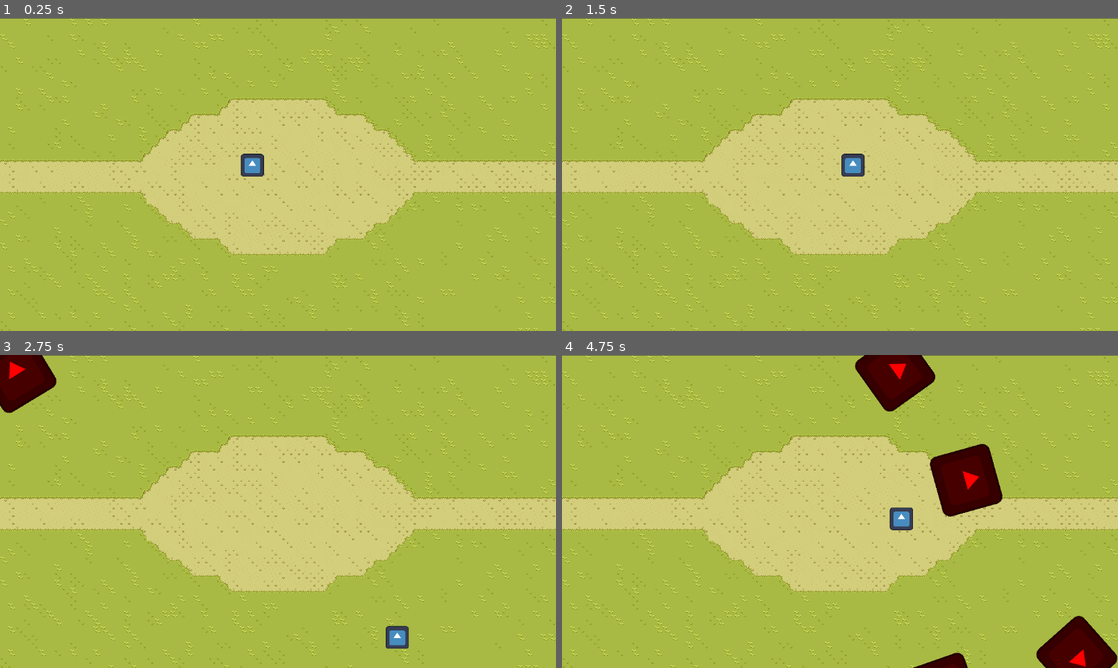
Above: before the commit, frames 1-4 (two rows, left to right).
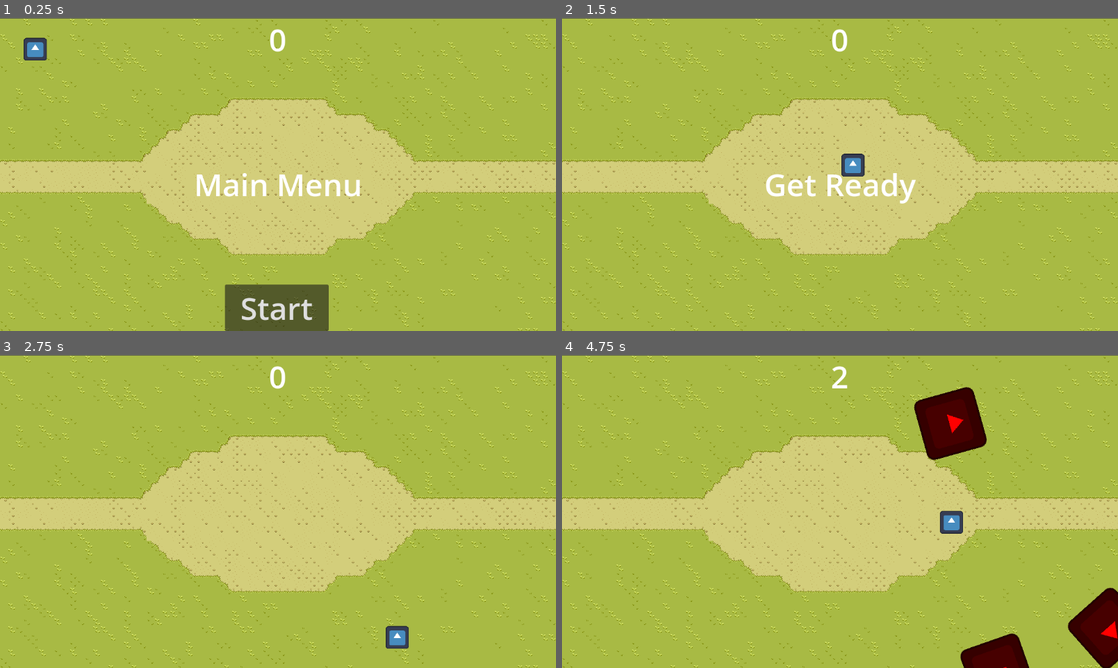
Above: after the commit, the same moments.

Repository: Aquiiia/Froggy-Quest
Game: Godot game, scene res://main/main.tscn
The game is run twice, just before and just after one commit, with the same random seed, the same clock (stepped at 60 frames per second) and the same inputs. The engine's default icon, where the game draws it, is replaced by a stand-in: a white triangle on a blue panel in a dark square.
Inputs (mouse positions are in pixels of both pictures, inside the frame that each line leads up to):
- Up to frame 1 (0.25 s): no input
- Up to frame 2 (1.5 s): click (840, 309) at 0.5 s, where only the run after the commit has a clickable "Start"; tap Enter at 1.25 s; hold D (right) from 1.28 s (still down)
- Up to frame 3 (2.75 s): release D (right) at 2.03 s; hold S (down) from 2.03 s (still down)
- Up to frame 4 (4.75 s): release S (down) at 2.78 s; hold D (right) 2.78-3.53 s; hold W (up) 3.53-4.28 s; hold A (left) from 4.28 s (still down)

The runs differ from the first frame. In frame 1, 4.3% of the frame differs, in the area x 4-65%, y 3-100%; in frame 2, 0.9%; in frame 3, 1.5%; in frame 4, 9.7%, in the area x 48-100%, y 0-100%.

Commit message:
HUD_test

Diff:
--- a/Background-Texture/tile_map.tscn
+++ b/Background-Texture/tile_map.tscn
@@ -609,18 +609,6 @@
 sources/2 = SubResource("TileSetAtlasSource_oie87")
 sources/3 = SubResource("TileSetAtlasSource_8ek2p")
 
-[sub_resource type="RectangleShape2D" id="RectangleShape2D_8eblh"]
-size = Vector2(1355.88, 44)
-
-[sub_resource type="RectangleShape2D" id="RectangleShape2D_vs5b8"]
-size = Vector2(41, 818)
-
-[sub_resource type="RectangleShape2D" id="RectangleShape2D_pipi2"]
-size = Vector2(1395, 42)
-
-[sub_resource type="RectangleShape2D" id="RectangleShape2D_y2swx"]
-size = Vector2(34.5, 800)
-
 [node name="TileMap" type="TileMap"]
 position = Vector2(0, 1)
 tile_set = SubResource("TileSet_p1yew")
@@ -630,22 +618,3 @@
 layer_1/name = "Grass"
 layer_1/tile_data = PackedInt32Array(0, 1, 0, 65536, 1, 0, 131072, 1, 2, 196608, 1, 0, 262144, 1, 0, 327680, 1, 0, 3932 …(34499 unchanged characters)…
 layer_2/name = "Stones"
-
-[node name="StaticBody2D" type="StaticBody2D" parent="."]
-
-[node name="CollisionShape2D" type="CollisionShape2D" parent="StaticBody2D"]
-position = Vector2(571, -24)
-scale = Vector2(1.01115, 1)
-shape = SubResource("RectangleShape2D_8eblh")
-
-[node name="CollisionShape2D2" type="CollisionShape2D" parent="StaticBody2D"]
-position = Vector2(-19, 307)
-shape = SubResource("RectangleShape2D_vs5b8")
-
-[node name="CollisionShape2D3" type="CollisionShape2D" parent="StaticBody2D"]
-position = Vector2(575.5, 674)
-shape = SubResource("RectangleShape2D_pipi2")
-
-[node name="CollisionShape2D4" type="CollisionShape2D" parent="StaticBody2D"]
-position = Vector2(1168, 324)
-shape = SubResource("RectangleShape2D_y2swx")
--- a/hud.tscn
+++ /dev/null
@@ -1,3 +0,0 @@
-[gd_scene format=3 uid="uid://bkudxqac61kr1"]
-
-[node name="HUD" type="CanvasLayer"]
--- /dev/null
+++ b/hud/hud.gd
@@ -0,0 +1,30 @@
+extends CanvasLayer
+
+signal start_game
+
+func show_message(text):
+	$Message.text = text
+	$Message.show()
+	$MessageTimer.start()
+
+func show_game_over():
+	show_message("Game Over")
+	# Wait until the MessageTimer has counted down.
+	await $MessageTimer.timeout
+
+	$Message.text = "Main menu"
+	$Message.show()
+	# Make a one-shot timer and wait for it to finish.
+	await get_tree().create_timer(1.0).timeout
+	$StartButton.show()
+
+func update_score(score):
+	$ScoreLabel.text = str(score)
+
+func _on_start_button_pressed() -> void:
+	$StartButton.hide()
+	start_game.emit()
+
+
+func _on_message_timer_timeout() -> void:
+	$Message.hide()
--- /dev/null
+++ b/hud/hud.tscn
@@ -0,0 +1,55 @@
+[gd_scene load_steps=2 format=3 uid="uid://bkudxqac61kr1"]
+
+[ext_resource type="Script" path="res://hud/hud.gd" id="1_6b2kp"]
+
+[node name="HUD" type="CanvasLayer"]
+script = ExtResource("1_6b2kp")
+
+[node name="ScoreLabel" type="Label" parent="."]
+anchors_preset = 5
+anchor_left = 0.5
+anchor_right = 0.5
+offset_left = -109.872
+offset_right = 109.872
+offset_bottom = 88.0
+grow_horizontal = 2
+theme_override_font_sizes/font_size = 64
+text = "0"
+horizontal_alignment = 1
+vertical_alignment = 1
+
+[node name="Message" type="Label" parent="."]
+anchors_preset = 14
+anchor_top = 0.5
+anchor_right = 1.0
+anchor_bottom = 0.5
+offset_top = -12.0
+offset_bottom = 52.0
+grow_horizontal = 2
+grow_vertical = 2
+theme_override_font_sizes/font_size = 64
+text = "Main Menu"
+horizontal_alignment = 1
+vertical_alignment = 1
+autowrap_mode = 2
+
+[node name="StartButton" type="Button" parent="."]
+anchors_preset = 7
+anchor_left = 0.5
+anchor_top = 1.0
+anchor_right = 0.5
+anchor_bottom = 1.0
+offset_left = -110.0
+offset_top = -96.0
+offset_right = 105.0
+grow_horizontal = 2
+grow_vertical = 0
+theme_override_font_sizes/font_size = 64
+text = "Start"
+
+[node name="MessageTimer" type="Timer" parent="."]
+wait_time = 2.0
+one_shot = true
+
+[connection signal="pressed" from="StartButton" to="." method="_on_start_button_pressed"]
+[connection signal="timeout" from="MessageTimer" to="." method="_on_message_timer_timeout"]
--- a/main/main.gd
+++ b/main/main.gd
@@ -8,14 +8,18 @@
 func game_over() -> void:
 	$ScoreTimer.stop()
 	$MobTimer.stop()
+	$HUD.show_game_over()
 
 func new_game():
 	score = 0
 	$Froggy.start($StartPos.position)
 	$StartTimer.start()
+	$HUD.update_score(score)
+	$HUD.show_message("Get Ready")
 
 func _on_score_timer_timeout():
 	score += 1
+	$HUD.update_score(score)
 
 func _on_start_timer_timeout():
 	$MobTimer.start()
@@ -47,4 +51,4 @@
 	add_child(mob)
 
 func _ready():
-	new_game()
+	pass
--- a/main/main.tscn
+++ b/main/main.tscn
@@ -1,9 +1,10 @@
-[gd_scene load_steps=6 format=3 uid="uid://bh570jd0sq7wp"]
+[gd_scene load_steps=7 format=3 uid="uid://bh570jd0sq7wp"]
 
 [ext_resource type="Script" path="res://main/main.gd" id="1_3hk87"]
 [ext_resource type="PackedScene" uid="uid://bqbxofftri8ig" path="res://froggy/frooog.tscn" id="1_eu774"]
 [ext_resource type="PackedScene" uid="uid://ykk83t8bp70n" path="res://goon/mob.tscn" id="2_rrwvo"]
 [ext_resource type="PackedScene" uid="uid://cr8irn5xqg6fm" path="res://Background-Texture/tile_map.tscn" id="4_x7tbt"]
+[ext_resource type="PackedScene" uid="uid://bkudxqac61kr1" path="res://hud.tscn" id="5_4ae3p"]
 
 [sub_resource type="Curve2D" id="Curve2D_7njrl"]
 _data = {
@@ -38,6 +39,9 @@
 [node name="MobSpawnLocation" type="PathFollow2D" parent="MobPath"]
 position = Vector2(0, 0.996905)
 
+[node name="HUD" parent="." instance=ExtResource("5_4ae3p")]
+
 [connection signal="timeout" from="MobTimer" to="." method="_on_mob_timer_timeout"]
 [connection signal="timeout" from="ScoreTimer" to="." method="_on_score_timer_timeout"]
 [connection signal="timeout" from="StartTimer" to="." method="_on_start_timer_timeout"]
+[connection signal="start_game" from="HUD" to="." method="new_game"]
Not shown: 1 places in Background-Texture/tile_map.tscn that only renumber resources
